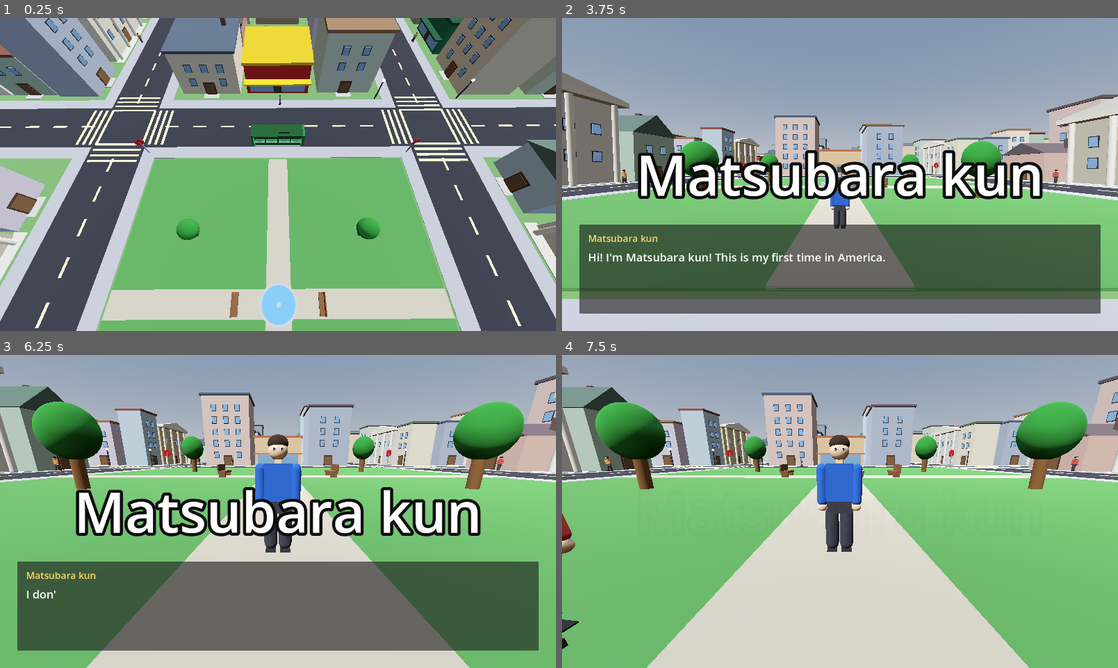
Above: before the commit, frames 1-4 (two rows, left to right).
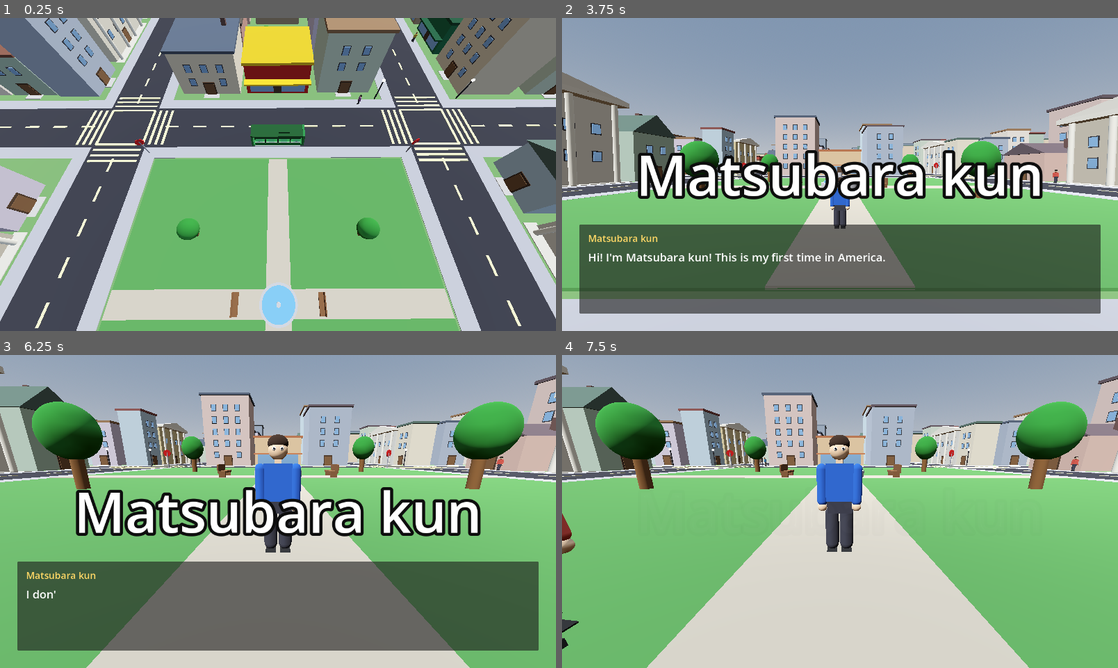
Above: after the commit, the same moments.

Repository: nolancasama/3d-town-directions
Game: Godot game, scene res://Main.tscn
Two runs of this game, one before a commit and one after it. Both use one fixed random seed, a clock stepped at 60 frames per second and the inputs below.
Inputs:
- Up to frame 1 (0.25 s): no input
- Up to frame 2 (3.75 s): tap Enter (ui_accept) at 0.5, 0.77, 1.52, 2, 3.02 s; hold D (turn_right) 0.53-1.28 s; tap E (interact) at 0.6, 2.85 s; hold S (move_back) 1.28-2.03 s; tap Space at 1.35, 3.6 s; hold D (turn_right) 2.03-2.78 s; tap Keypad Enter at 2.1 s; hold W (move_forward) 2.78-3.53 s; hold A (turn_left) from 3.53 s (still down)
- Up to frame 3 (6.25 s): tap Enter (ui_accept) at 3.77, 4.52, 6.02 s; tap Keypad Enter at 4.35 s; release A (turn_left) at 5.03 s; hold S (move_back) 5.03-5.78 s; tap E (interact) at 5.1 s; hold D (turn_right) from 5.78 s (still down); tap Space at 5.85 s
- Up to frame 4 (7.5 s): release D (turn_right) at 6.53 s; hold W (move_forward) 6.53-7.28 s; tap Keypad Enter at 6.6, 7.35 s; tap Enter (ui_accept) at 6.77 s; hold D (turn_right) from 7.28 s (still down)

The runs differ from the first frame. In frame 1, less than 0.1% of the frame differs, in the area x 24-66%, y 4-28%; in frame 2, less than 0.1%; in frame 3, less than 0.1%; in frame 4, less than 0.1%, in the area x 7-44%, y 32-38%.

Commit message:
Vary NPC patrol positions across block fronts and backs
Previously every NPC stood directly in front of the goal building.
Now k%3 cycles through three placements:
  0 - front sidewalk, centered on the block (original behaviour)
  1 - front sidewalk, offset 15 units along the street (alternating
      direction per block so both ends get coverage)
  2 - back sidewalk of the block (opposite face, different street)

Co-Authored-By: Claude Sonnet 4.6 <noreply@anthropic.com>

Diff:
--- a/scripts/Main.gd
+++ b/scripts/Main.gd
@@ -875,16 +875,38 @@
 				continue   # the Park itself; covered by the spawn greeter below
 			var npos: Vector3
 			var p: PackedVector3Array
+			# 0 = front centered, 1 = front offset, 2 = back sidewalk
+			var variant: int = k % 3
+			# Alternate offset direction so NPCs spread across both ends of a street.
+			var off_sign: float = 1.0 if (i + j) % 2 == 0 else -1.0
 			if absf(cx) >= absf(cz):
-				# Frontage faces a N-S street: stand on its sidewalk, patrol along z.
-				var sx: float = cx - signf(cx) * (HALF_BLOCK - SW_OFF)
-				npos = Vector3(sx, 0, cz)
-				p = PackedVector3Array([Vector3(sx, 0, cz - 12), Vector3(sx, 0, cz + 12)])
+				var sx_f: float = cx - signf(cx) * (HALF_BLOCK - SW_OFF)  # front
+				var sx_b: float = cx + signf(cx) * (HALF_BLOCK - SW_OFF)  # back
+				match variant:
+					0:  # front sidewalk, centered on block
+						npos = Vector3(sx_f, 0, cz)
+						p = PackedVector3Array([Vector3(sx_f, 0, cz - 12), Vector3(sx_f, 0, cz + 12)])
+					1:  # front sidewalk, further along the street
+						var oz: float = off_sign * 15.0
+						npos = Vector3(sx_f, 0, cz + oz)
+						p = PackedVector3Array([Vector3(sx_f, 0, cz + oz - 9), Vector3(sx_f, 0, cz + oz + 9)])
+					_:  # back sidewalk (opposite face of the block)
+						npos = Vector3(sx_b, 0, cz)
+						p = PackedVector3Array([Vector3(sx_b, 0, cz - 12), Vector3(sx_b, 0, cz + 12)])
 			else:
-				# Frontage faces an E-W street: stand on its sidewalk, patrol along x.
-				var sz: float = cz - signf(cz) * (HALF_BLOCK - SW_OFF)
-				npos = Vector3(cx, 0, sz)
-				p = PackedVector3Array([Vector3(cx - 12, 0, sz), Vector3(cx + 12, 0, sz)])
+				var sz_f: float = cz - signf(cz) * (HALF_BLOCK - SW_OFF)
+				var sz_b: float = cz + signf(cz) * (HALF_BLOCK - SW_OFF)
+				match variant:
+					0:
+						npos = Vector3(cx, 0, sz_f)
+						p = PackedVector3Array([Vector3(cx - 12, 0, sz_f), Vector3(cx + 12, 0, sz_f)])
+					1:
+						var ox: float = off_sign * 15.0
+						npos = Vector3(cx + ox, 0, sz_f)
+						p = PackedVector3Array([Vector3(cx + ox - 9, 0, sz_f), Vector3(cx + ox + 9, 0, sz_f)])
+					_:
+						npos = Vector3(cx, 0, sz_b)
+						p = PackedVector3Array([Vector3(cx - 12, 0, sz_b), Vector3(cx + 12, 0, sz_b)])
 			_make_npc(npos, p, palette[k % palette.size()],
 					dialogue, camera_focus, player, goal, goals, goal_names, speech)
 			k += 1
